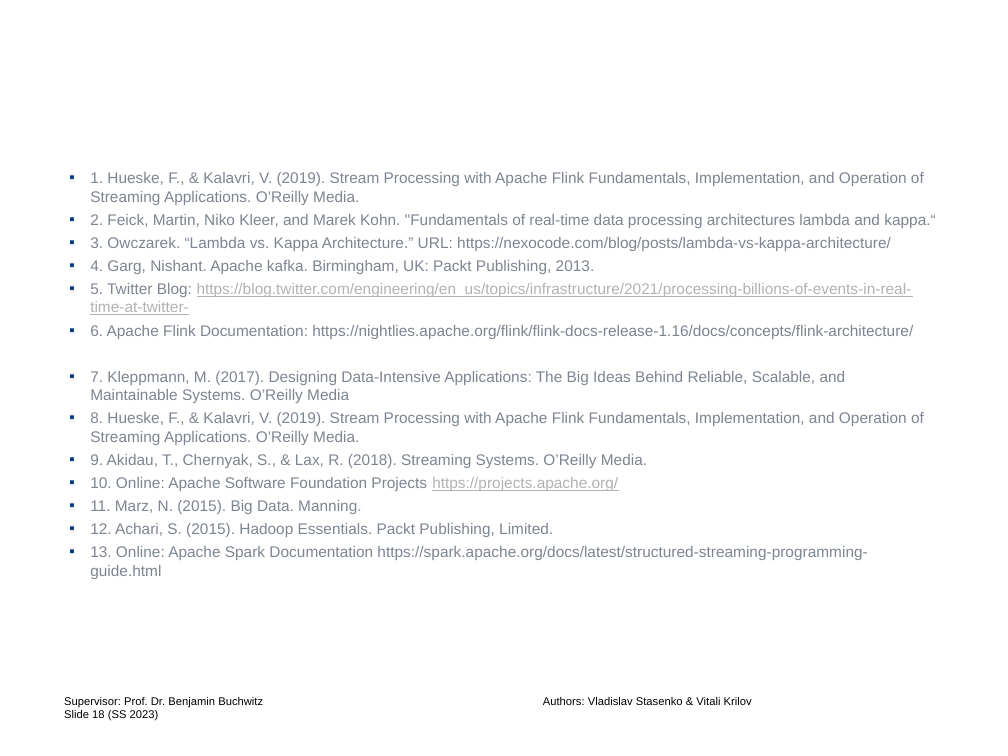
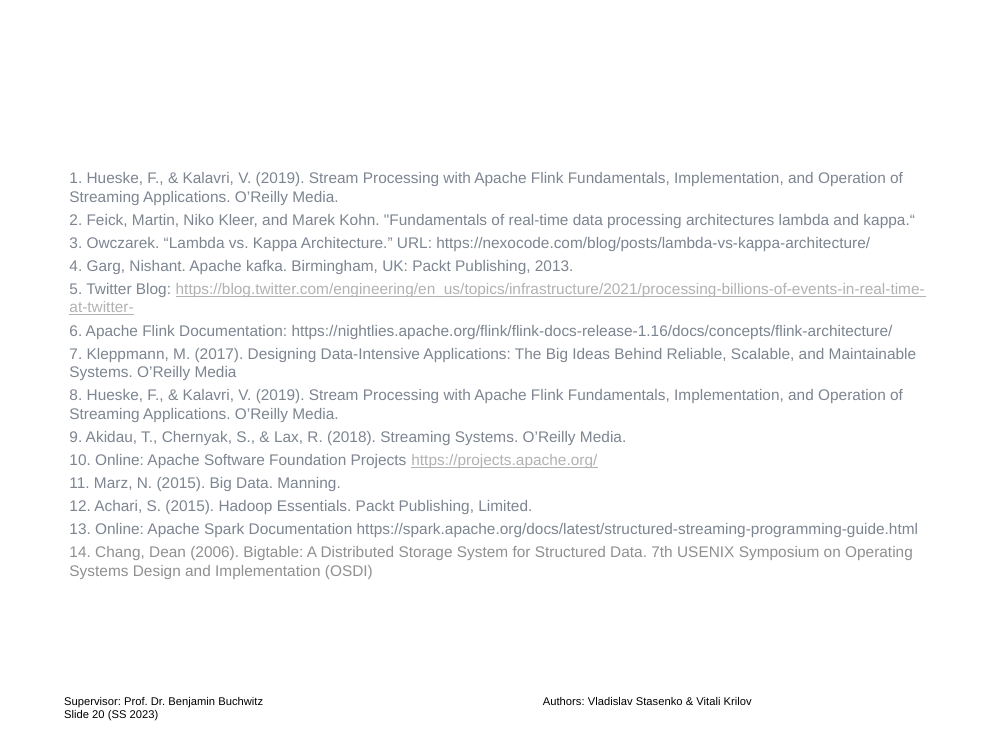
Before and after one commit to vladislabv/stream-processing, a slide deck: slide 20 of content/presentation/Presentation-Stream-Processing-Merged.pptx (slide 18 before the commit). Drawn at 1008x756 pixels with LibreOffice and Linux fonts; fonts in the diff are those of the drawing; background and template pictures are left out. Boxes give left, top, right and bottom in pixels: in the first picture for what was removed or moved away, otherwise in the second. Text is boxed around its words. In the diff, an @@ line names an element or a change of style, - is before the commit and + after.

Commit message:
add post-insights after provided twitter migration lambda -> kappa

```diff
--- a/content/presentation/Presentation-Stream-Processing-Merged.pptx
+++ b/content/presentation/Presentation-Stream-Processing-Merged.pptx
@@ text at (69, 172, 925, 537): bullet ▪ to none @@
@@ text at (69, 546, 913, 579): paragraph added @@
+14. Chang, Dean (2006). Bigtable: A Distributed Storage System for Structured Data. 7th USENIX Symposium on Operating Systems Design and Implementation (OSDI)
@@ text at (64, 697, 263, 721): text changed @@
-Supervisor: Prof. Dr. Benjamin Buchwitz
-Slide 18 (SS 2023)
+Supervisor: Prof. Dr. Benjamin Buchwitz
+Slide 20 (SS 2023)
```
Also in this commit, not shown: 2 other slides changed, 2 slides added.
